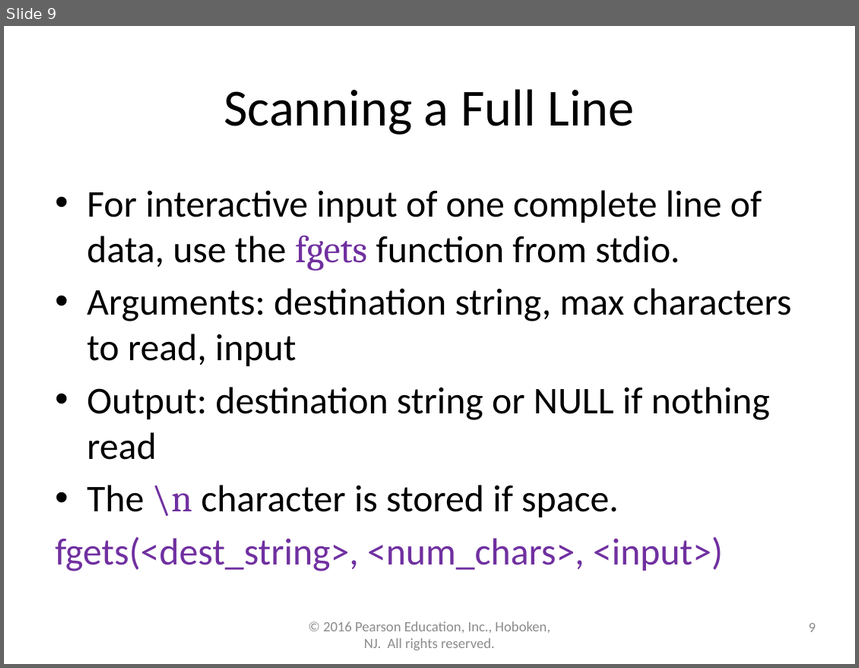
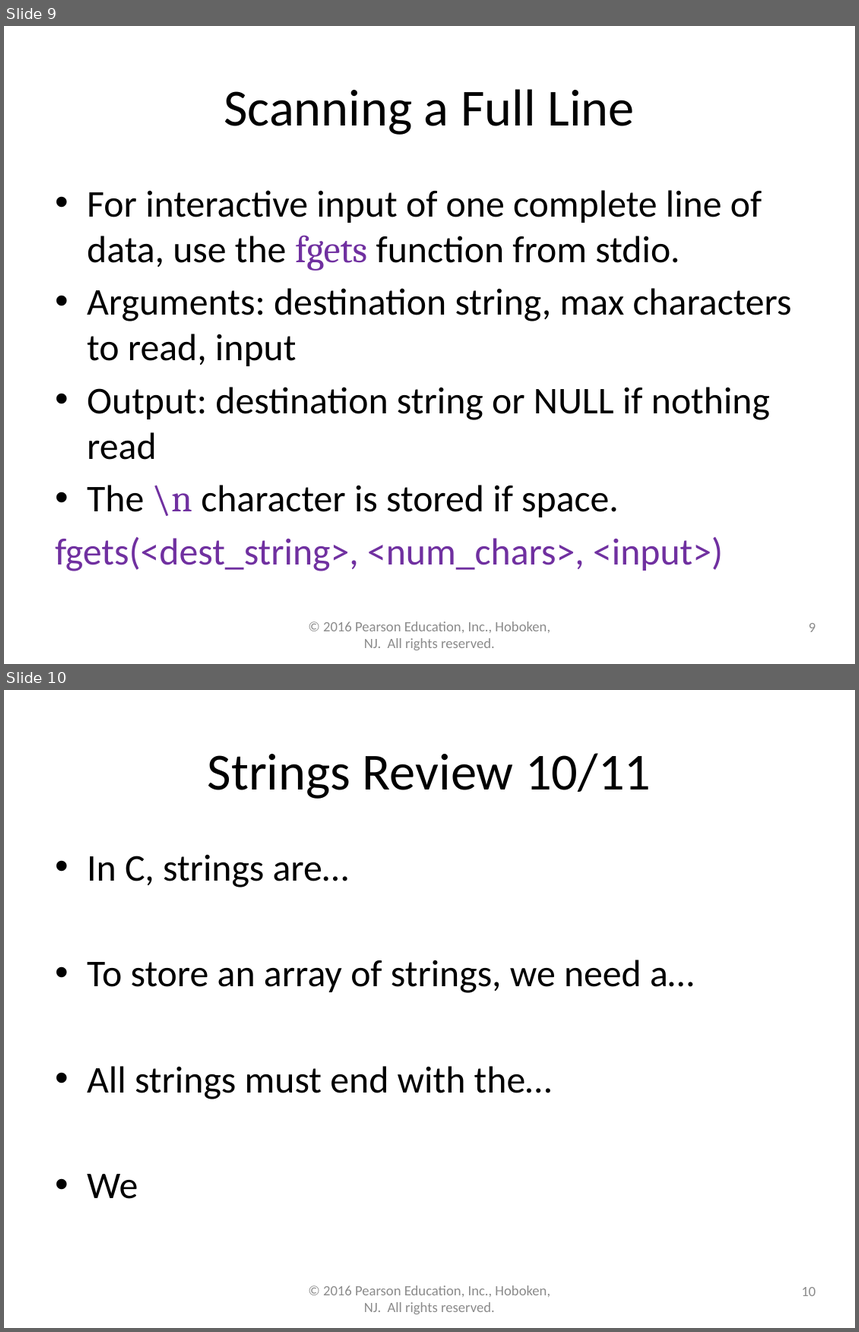
Before and after one commit to lgw2/lgw2.github.io, a slide deck: _teaching/csci112-fall-2023/lectures/ppts/Chapter8.pptx. Shown one above the other, each under a label of ours: slide 9 before the commit, slides 9 and 10 after it. The pictures are 859x668 and 859x1332 pixels, drawn with LibreOffice and Linux fonts; fonts in the diff are those of the drawing. Boxes give left, top, right and bottom in pixels: in the first picture for what was removed or moved away, otherwise in the second. Text is boxed around its words. In the diff, an @@ line names an element or a change of style, - is before the commit and + after.

```diff
--- a/_teaching/csci112-fall-2023/lectures/ppts/Chapter8.pptx
+++ b/_teaching/csci112-fall-2023/lectures/ppts/Chapter8.pptx
@@ slide 10 added at (4,690,855,1328), background #FFFFFF @@
@@ title added at (208,753,651,799), 44 pt, text #000000 @@
+Strings Review 10/11
@@ text added at (87,854,694,1199), 32 pt, text #000000 @@
+• In C, strings are…
+• To store an array of strings, we need a…
+• All strings must end with the…
+• We
@@ text added at (323,1286,550,1315), 12 pt, text #8C8C8C @@
+© 2016 Pearson Education, Inc., Hoboken, NJ. All rights reserved.
@@ page number added at (802,1287,816,1296), 12 pt, text #8C8C8C @@
+10
```
Also in this commit, not shown: 2 other files.
